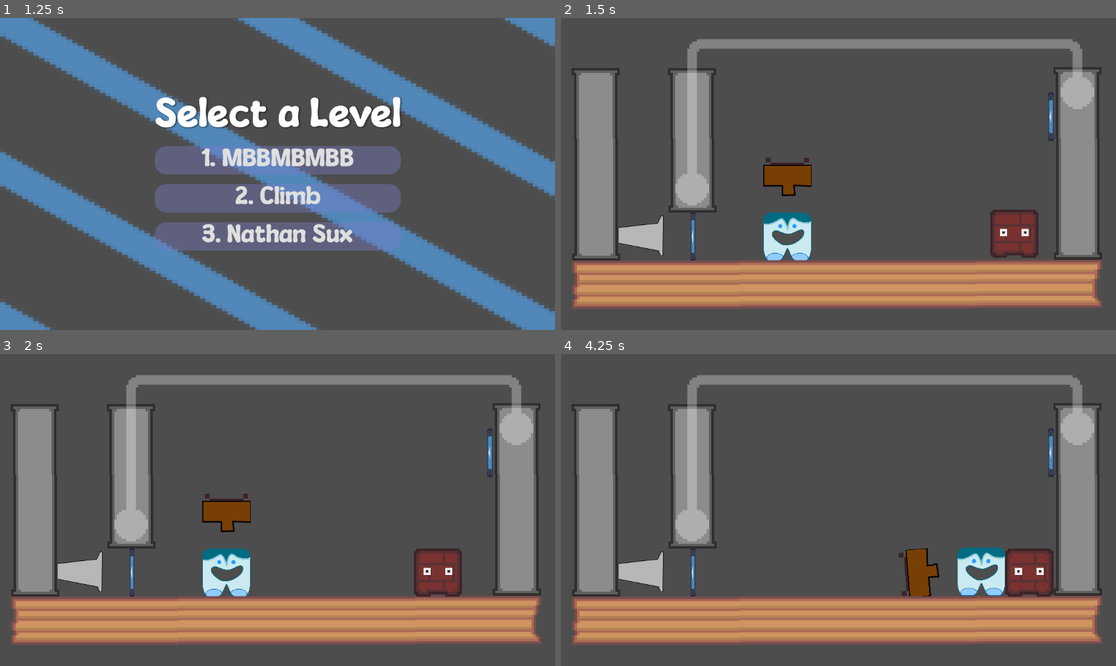
Above: before the commit, frames 1-4 (two rows, left to right).
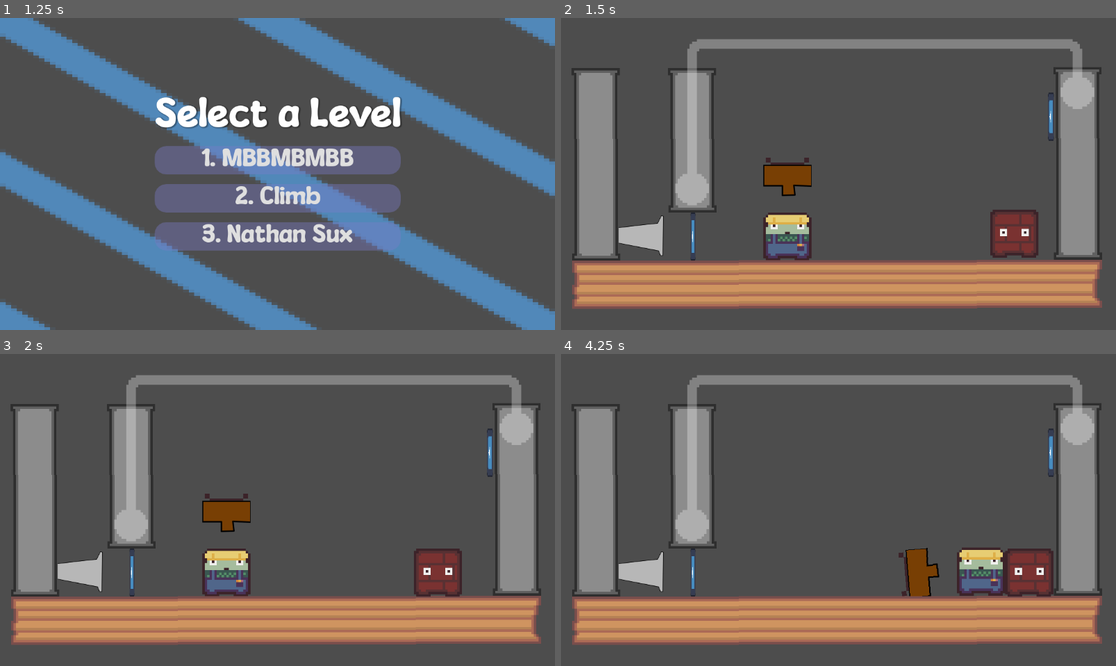
Above: after the commit, the same moments.

Repository: jkkivenko/james-gam-249
Game: Godot game, scene res://Scenes/Menu/main_menu.tscn
The game is run twice, just before and just after one commit, with the same random seed, the same clock (stepped at 60 frames per second) and the same inputs. The engine's default icon, where the game draws it, is replaced by a stand-in: a white triangle on a blue panel in a dark square.
Inputs (mouse positions are in pixels of both pictures, inside the frame that each line leads up to):
- Up to frame 1 (1.25 s): click "Start Game" at 0.5 s
- Up to frame 2 (1.5 s): click "1. MBBMBMBB" at 1.25 s
- Up to frame 3 (2 s): no input
- Up to frame 4 (4.25 s): move the mouse to (960, 494) at 2.02 s; hold D (Move Right) 2.03-2.75 s; right-click (960, 494) at 2.1 s; click (960, 494) at 2.17 s; drag from (727, 525) to (666, 572) at 2.77 s; tap Enter at 3.5 s; move the mouse to (894, 441) at 3.52 s; hold D (Move Right) from 3.53 s (still down); hold Left (Swing Counterclockwise) from 3.53 s (still down)

Frame 1 is identical in both runs. In frame 2, 1.3% of the frame differs, in the area x 36-46%, y 62-78%; in frame 3, 1.3%; in frame 4, 1.3%, in the area x 71-81%, y 61-78%.

Commit message:
Add art to playter

Diff:
--- a/Scenes/player.tscn
+++ b/Scenes/player.tscn
@@ -1,8 +1,10 @@
-[gd_scene load_steps=6 format=3 uid="uid://dl8yi5v1vwkq3"]
+[gd_scene load_steps=8 format=3 uid="uid://dl8yi5v1vwkq3"]
 
-[ext_resource type="Script" uid="uid://dvy0hwhhqi1oy" path="res://Scripts/player_controller.gd" id="1_cvnsp"]
-[ext_resource type="Texture2D" uid="uid://d1hiuc0dcaa7n" path="res://art/protag.png" id="2_6t5aa"]
+[ext_resource type="Script" path="res://Scripts/player_controller.gd" id="1_cvnsp"]
+[ext_resource type="Texture2D" uid="uid://cr28mw07fpno2" path="res://art/playerguy.png" id="2_6t5aa"]
 [ext_resource type="PackedScene" uid="uid://b81b7gfiot1ei" path="res://Scenes/weapon_pivot.tscn" id="3_6t5aa"]
+[ext_resource type="PackedScene" uid="uid://bxdeq1ivh4mi3" path="res://Scenes/gügly_eyes.tscn" id="3_fkybt"]
+[ext_resource type="Texture2D" uid="uid://v6g74f08uhlx" path="res://art/playerhat.png" id="3_vgqql"]
 
 [sub_resource type="PhysicsMaterial" id="PhysicsMaterial_e2o6t"]
 friction = 0.7
@@ -35,8 +37,20 @@
 collision_mask = 5
 
 [node name="Sprite2D" type="Sprite2D" parent="."]
-scale = Vector2(0.237, 0.237)
+scale = Vector2(5, 5)
 texture = ExtResource("2_6t5aa")
+
+[node name="GüglyEyes" parent="Sprite2D" instance=ExtResource("3_fkybt")]
+position = Vector2(-5.5, -4.5)
+scale = Vector2(0.2, 0.2)
+
+[node name="GüglyEyes2" parent="Sprite2D" instance=ExtResource("3_fkybt")]
+position = Vector2(5.5, -4.5)
+scale = Vector2(0.2, 0.2)
+
+[node name="Sprite2D2" type="Sprite2D" parent="."]
+scale = Vector2(5, 5)
+texture = ExtResource("3_vgqql")
 
 [node name="PinJoint2D" type="PinJoint2D" parent="."]
 node_a = NodePath("..")
Not shown: 1 places in Scenes/Levels/level1.tscn that only renumber resources
